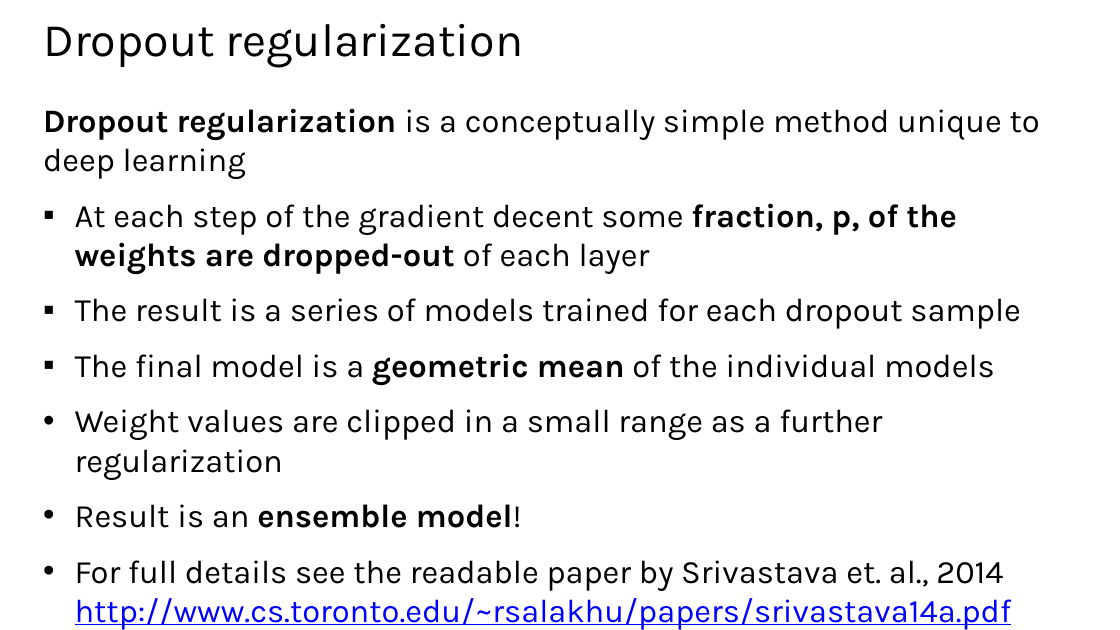
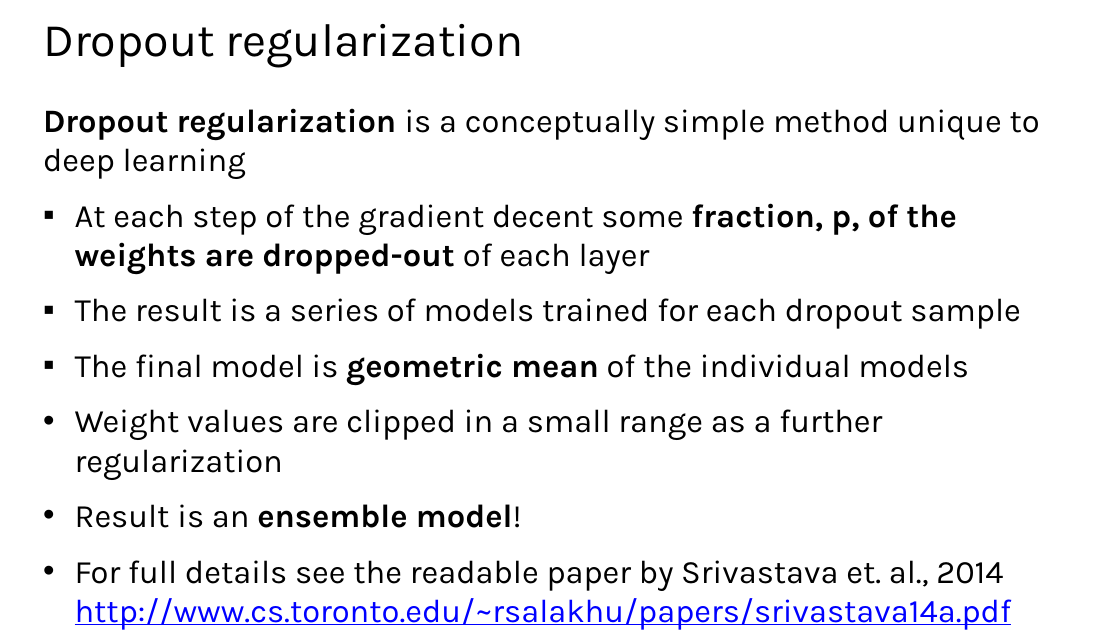
Before and after one commit to StephenElston/CSCI-E25, a slide deck: slide 43 of Slides/5_BuildingBlocksOfDeepLearning.pptx. Drawn at 1120x630 pixels with LibreOffice and Linux fonts; fonts in the diff are those of the drawing. Boxes give left, top, right and bottom in pixels: in the first picture for what was removed or moved away, otherwise in the second. Text is boxed around its words. In the diff, an @@ line names an element or a change of style, - is before the commit and + after.

```diff
--- a/Slides/5_BuildingBlocksOfDeepLearning.pptx
+++ b/Slides/5_BuildingBlocksOfDeepLearning.pptx
@@ text at (75,353,969,386): text changed @@
-▪ The final model is a geometric mean of the individual models
+▪ The final model is geometric mean of the individual models
```
Also in this commit, not shown: 22 other slides changed.
